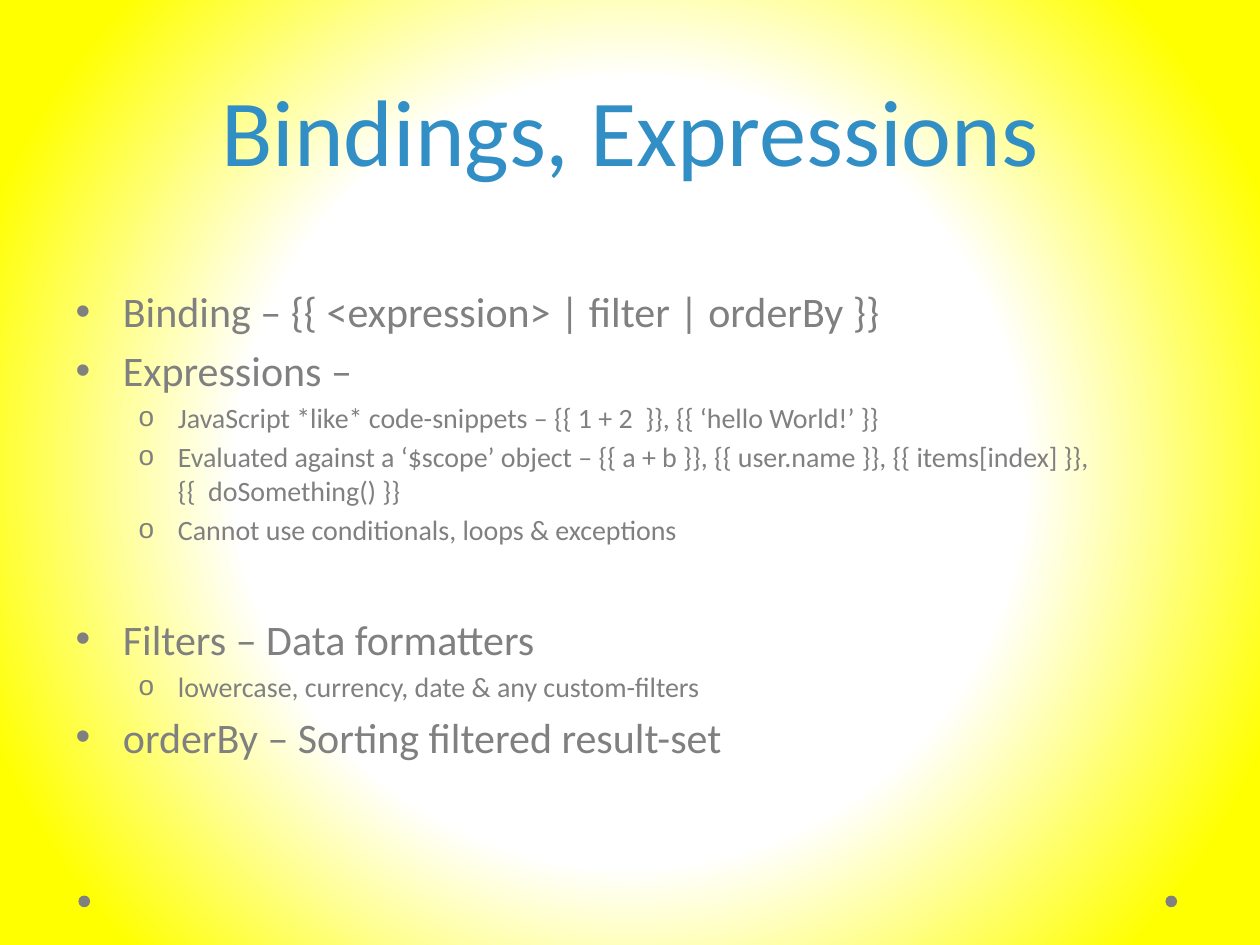
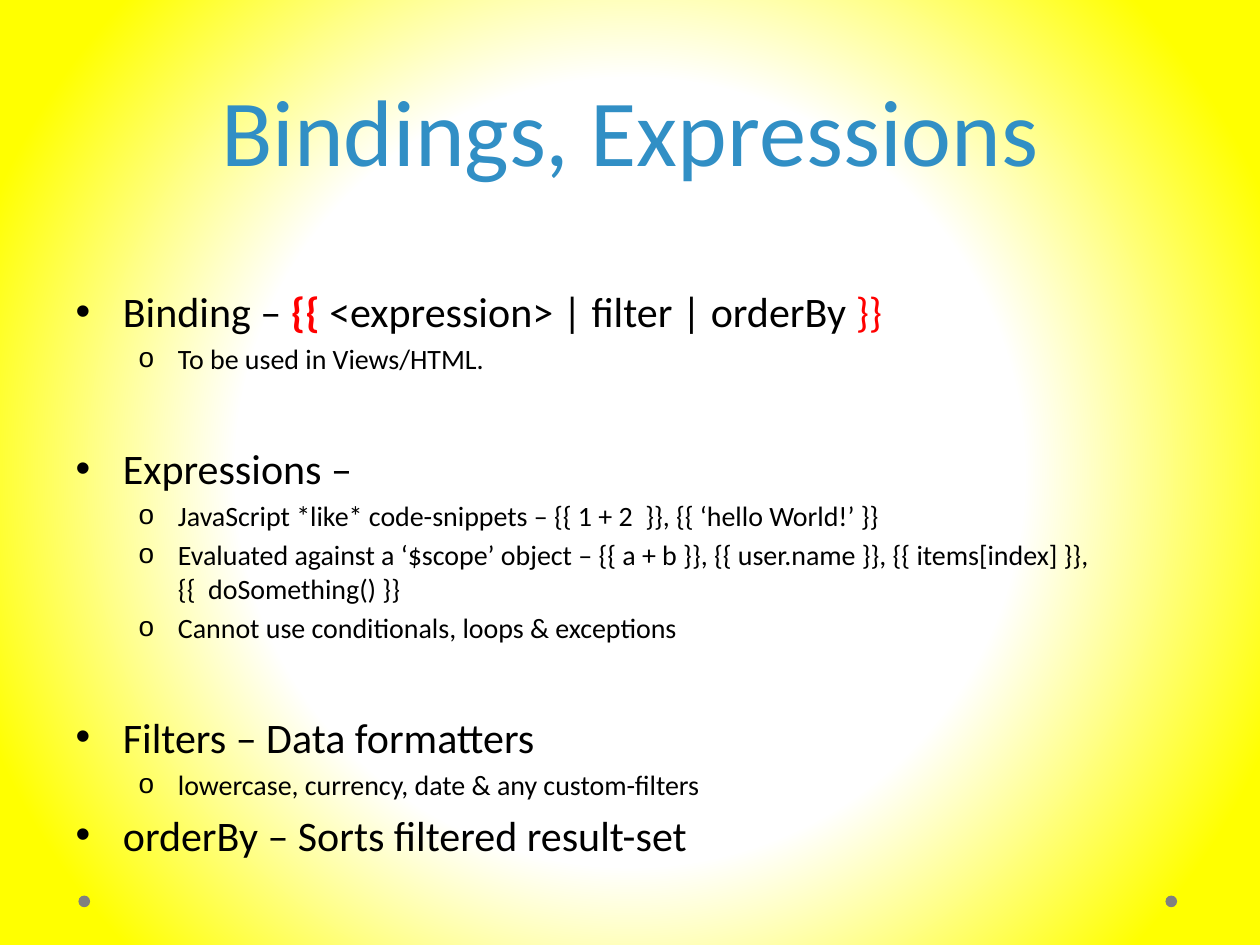
Before and after one commit to murtazahaveliwala/technext-angularjs-demo, a slide deck: slide 13 of Introduction to AngularJs.pptx. Drawn at 1260x945 pixels with LibreOffice and Linux fonts; fonts in the diff are those of the drawing. Boxes give left, top, right and bottom in pixels: in the first picture for what was removed or moved away, otherwise in the second. Text is boxed around its words. In the diff, an @@ line names an element or a change of style, - is before the commit and + after.

```diff
--- a/Introduction to AngularJs.pptx
+++ b/Introduction to AngularJs.pptx
@@ text at <box>123,293,1058,800</box>: text colour #808080 to #000000 in "Binding – <expression> | filter | orderBy", "Expressions –", "JavaScript *like* code-snippets – {{ 1 + ...", "Evaluated against a ‘$scope’ object – {{ ..." and 3 more places; text colour #808080 to #FF0000 in "{{ }}"; bold on in "{{" @@
@@ text at <box>178,349,484,371</box>: paragraph added @@
+  o To be used in Views/HTML.
@@ text at <box>123,816,687,861</box>: text changed; text colour #808080 to #000000 @@
-• orderBy – Sorting filtered result-set
+• orderBy – Sorts filtered result-set
```
Also in this commit, not shown: 10 other slides changed, 2 slides removed.
